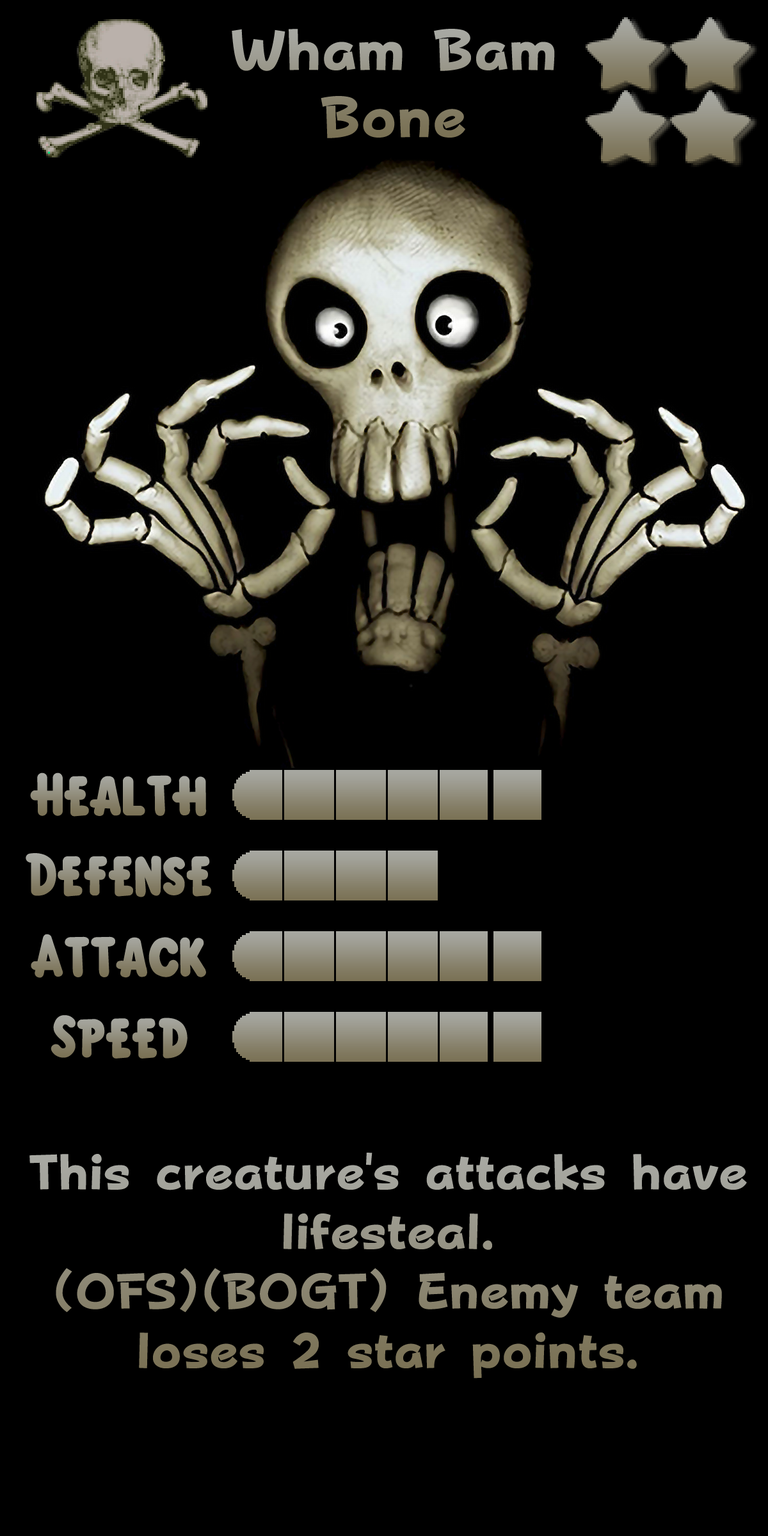
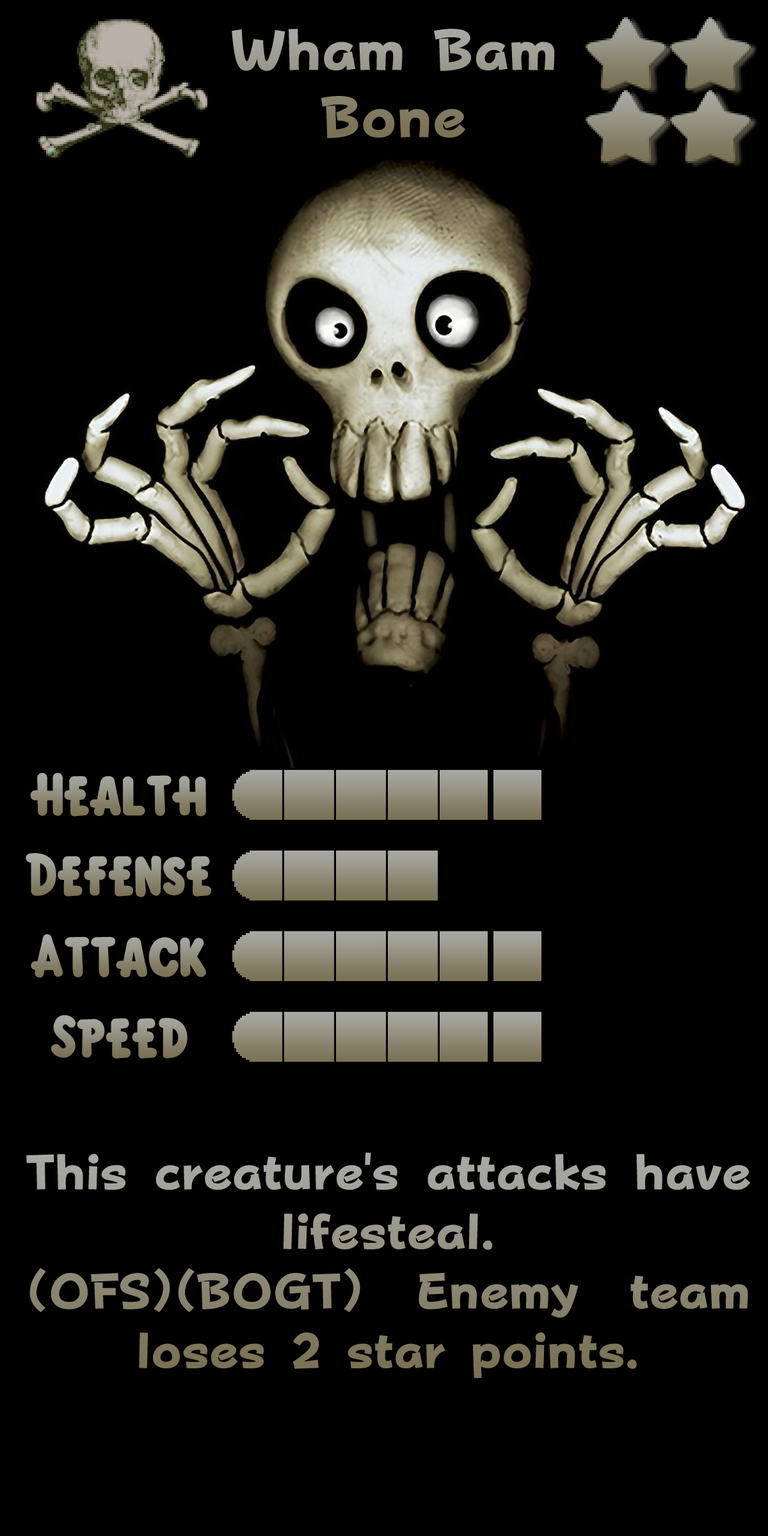
The second 768x1536 image is a revision of the first. Changes to its layers:
painted on "Ability" over [26, 1152, 751, 1313]
